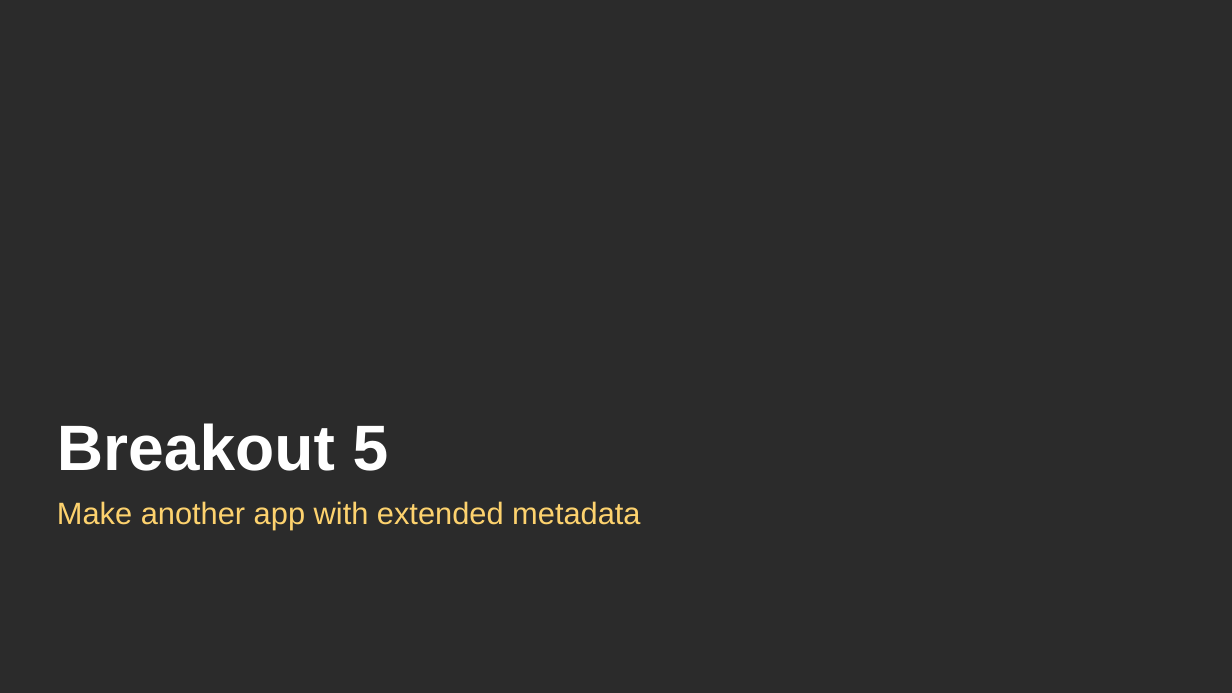
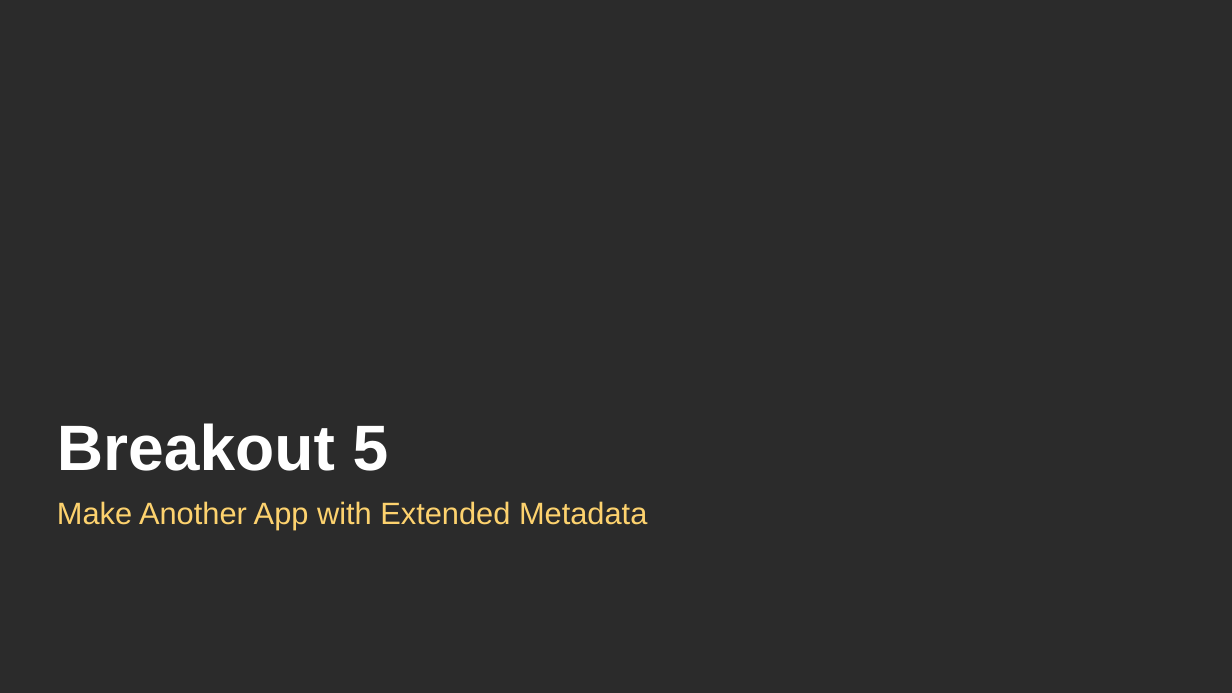
Before and after one commit to atorus-research/rpharma_Tplyr_2022, a slide deck: slide 57 of tplyr_workshop.pptx. Drawn at 1232x693 pixels with LibreOffice and Linux fonts; fonts in the diff are those of the drawing; background and template pictures are left out; a plain dark background stands for a picture behind light text. Boxes give left, top, right and bottom in pixels: in the first picture for what was removed or moved away, otherwise in the second. Text is boxed around its words. In the diff, an @@ line names an element or a change of style, - is before the commit and + after.

```diff
--- a/tplyr_workshop.pptx
+++ b/tplyr_workshop.pptx
@@ text at [57,501,647,530]: text changed @@
-Make another app with extended metadata
+Make Another App with Extended Metadata
```
Also in this commit, not shown: 2 other slides changed.
